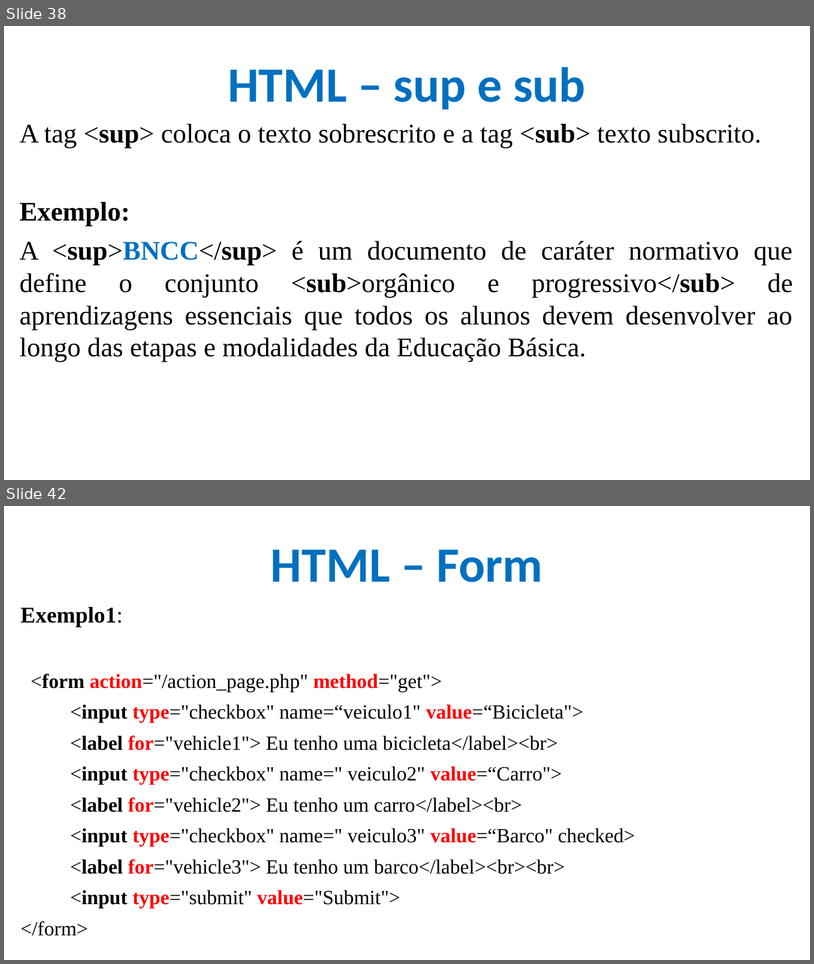
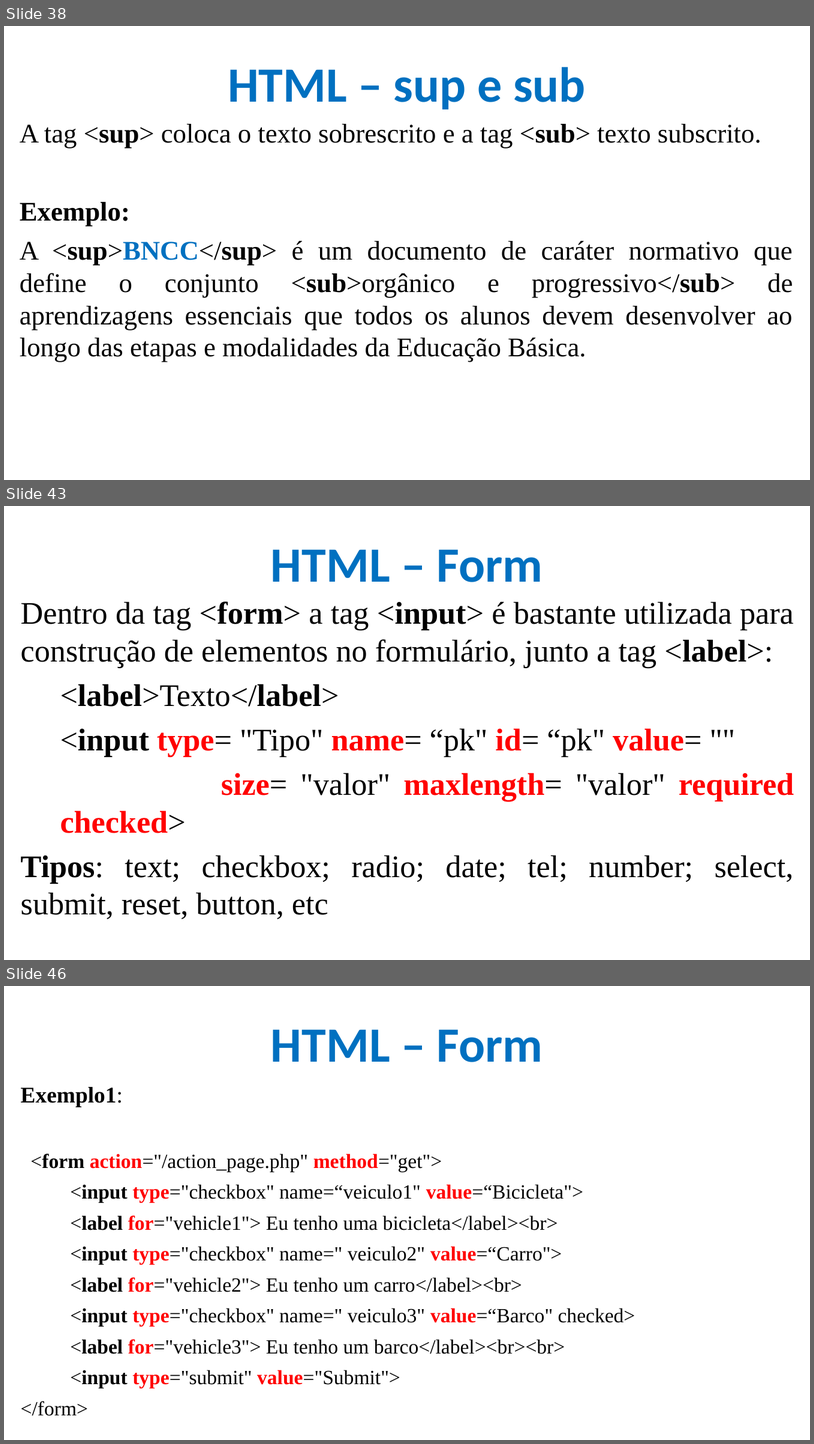
Before and after one commit to CloudEducationBrazil/WydenDesenvolvimentoWebPHP, a slide deck: 01 Classes/Aula 04 Desenvolvimento Web - HTML.pptx. Shown one above the other, each under a label of ours: slides 38 and 42 before the commit, slides 38, 43 and 46 after it; the slides between them are not shown. The pictures are 814x964 and 814x1444 pixels, drawn with LibreOffice and Linux fonts; fonts in the diff are those of the drawing; background and template pictures are left out. Boxes give left, top, right and bottom in pixels: in the first picture for what was removed or moved away, otherwise in the second. Text is boxed around its words. In the diff, an @@ line names an element or a change of style, - is before the commit and + after.

```diff
--- a/01 Classes/Aula 04 Desenvolvimento Web - HTML.pptx
+++ b/01 Classes/Aula 04 Desenvolvimento Web - HTML.pptx
@@ slide 43 added at (x1=4, y1=506, x2=810, y2=960), background picture (left out) @@
@@ title added at (x1=271, y1=549, x2=543, y2=582), 44 pt, text #0070C0, bold @@
+HTML – Form
@@ text added at (x1=21, y1=601, x2=794, y2=919), 28 pt, text #000000 @@
+Dentro da tag <form> a tag <input> é bastante utilizada para construção de elementos no formulário, junto a tag <label>:
+  <label>Texto</label>
+  <input type= "Tipo" name= “pk" id= “pk" value= ""
+  size= "valor" maxlength= "valor" required checked>
+  Tipos: text; checkbox; radio; date; tel; number; select, submit, reset, button, etc
@@ what was slide 42 is now slide 46 @@
```
Also in this commit, not shown: 3 slides changed, 3 other slides added, 1 other file.
